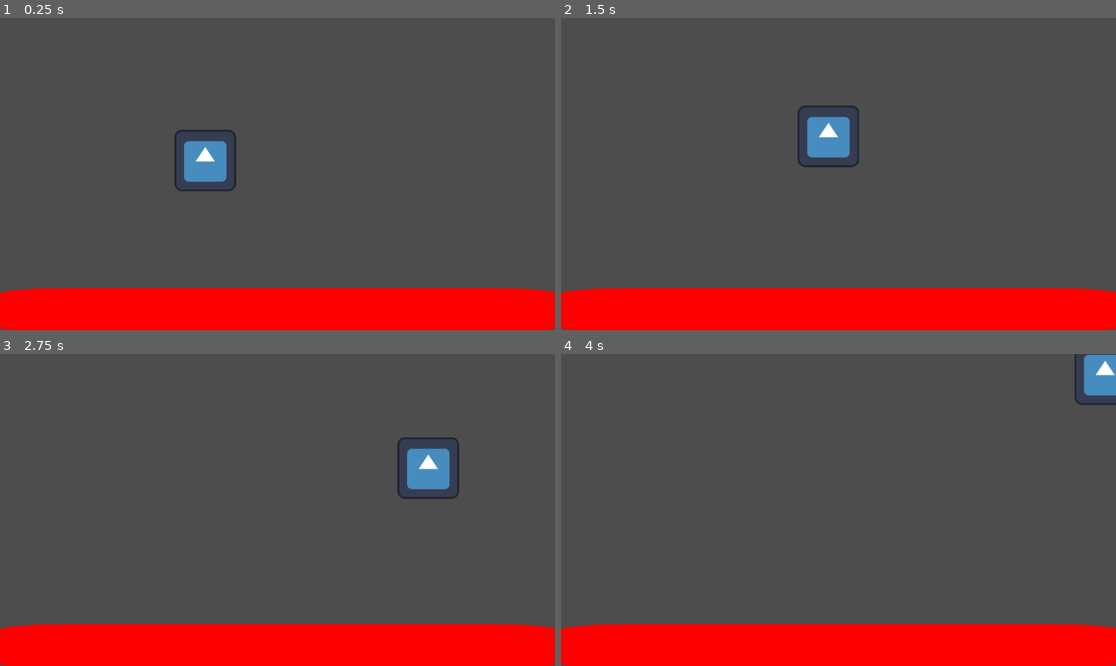
Above: before the commit, frames 1-4 (two rows, left to right).
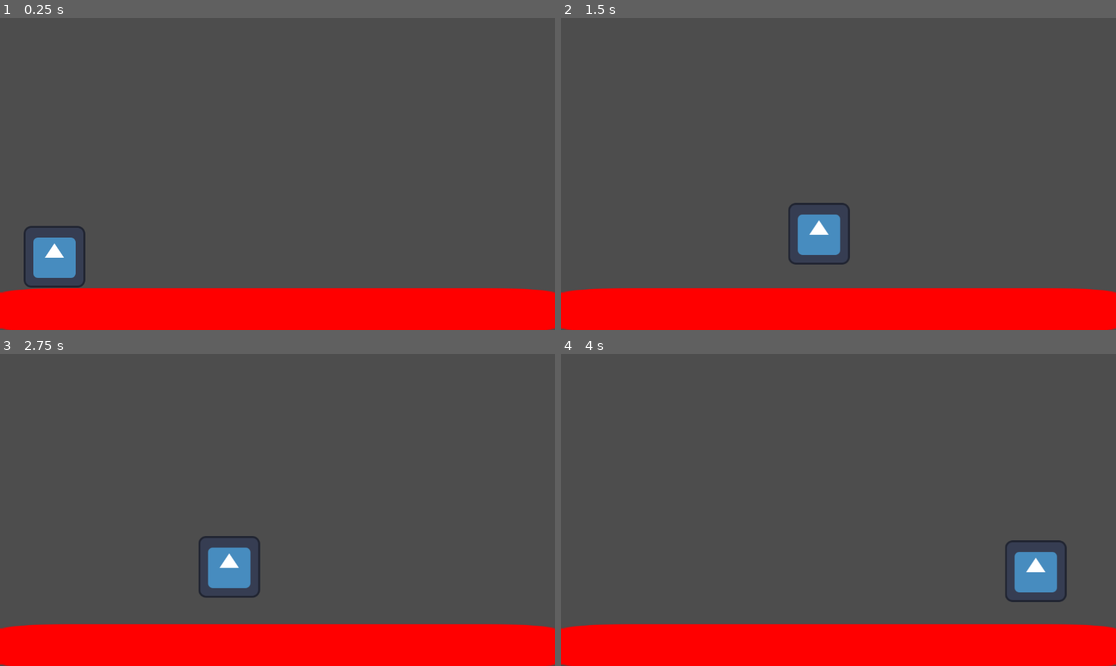
Above: after the commit, the same moments.

Repository: DonThaKidd/temperature-game
Game: Godot game, scene res://playground.tscn
Same seed, same stepped clock (60 frames per second), same inputs: the game is played once before the commit and once after it. The engine's default icon, where the game draws it, is replaced by a stand-in: a white triangle on a blue panel in a dark square.
Inputs:
- Up to frame 1 (0.25 s): no input
- Up to frame 2 (1.5 s): hold Space (jump) 0.53-1.28 s; hold D (right) from 0.53 s (still down); tap Space (jump) at 1.35 s
- Up to frame 3 (2.75 s): tap Space (jump) at 1.52, 1.82 s; release D (right) at 2.03 s; hold A (left) from 2.03 s (still down); hold Space (jump) from 2.03 s (still down)
- Up to frame 4 (4 s): release A (left) at 2.78 s; release Space (jump) at 2.78 s; hold D (right) from 2.78 s (still down); tap Space (jump) at 2.85, 3.02, 3.32 s; hold Space (jump) from 3.53 s (still down)

The runs differ from the first frame. In frame 1, 2.5% of the frame differs, in the area x 4-43%, y 35-87%; in frame 2, 2.6%, in the area x 40-54%, y 28-80%; in frame 3, 2.6%; in frame 4, 2.1%.

Commit message:
fixed moving + jump issue

Diff:
--- a/player/scripts/StateMachine/states/idle_state.gd
+++ b/player/scripts/StateMachine/states/idle_state.gd
@@ -7,7 +7,7 @@
 	if Input.is_action_pressed("jump") and target.is_on_floor():
 		state_manager.change_state("JumpState")
 
-	if target.get_input_direction() != Vector2.ZERO:
+	if target.input_direction() != Vector2.ZERO:
 		state_manager.change_state("WalkState")
 
 func _enter_state():
--- a/player/scripts/StateMachine/states/jump_state.gd
+++ b/player/scripts/StateMachine/states/jump_state.gd
@@ -2,7 +2,7 @@
 extends State
 
 func _physics_process(delta: float) -> void:
-	if target.is_on_floor() and target.get_input_direction() == Vector2.ZERO:
+	if target.is_on_floor() and target.input_direction() == Vector2.ZERO:
 		state_manager.change_state("IdleState")
 	elif target.is_on_floor():
 		state_manager.change_state("WalkState")
--- a/player/scripts/StateMachine/states/walk_state.gd
+++ b/player/scripts/StateMachine/states/walk_state.gd
@@ -12,11 +12,21 @@
 		state_manager.change_state("JumpState")
 
 func _physics_process(delta: float) -> void:
-	if target.get_input_direction() != Vector2.ZERO:
-			target.velocity = target.velocity.move_toward(target.get_input_direction() * target.speed, target.acceleration * delta)
-			target.move_and_slide()
+	var input_dir: Vector2 = target.input_direction()
+	if input_dir != Vector2.ZERO:
+		accelerate(input_dir)
+		## play_animation()
 
 	else:
-		## Decelerate to stop
-		target.velocity = target.velocity.move_toward(Vector2.ZERO, target.deceleration * delta)
+		decelerate() ## Decelerate to stop
 		state_manager.change_state("IdleState")
+	player_movement()
+
+func accelerate(direction):
+	target.velocity = target.velocity.move_toward(target.speed * direction, target.acc)
+
+func decelerate():
+	target.velocity = target.velocity.move_toward(Vector2.ZERO, target.deceleration)
+
+func player_movement():
+	target.move_and_slide()
--- a/player/scripts/player.gd
+++ b/player/scripts/player.gd
@@ -5,48 +5,36 @@
 var state_manager : Node
 
 ## Movement settings
-@export var speed = 150.0            # Maximum speed
-@export var acceleration = 120    # Acceleration rate
-@export var deceleration = 170     # Deceleration rate
-
-var gravity = ProjectSettings.get_setting("physics/2d/default_gravity")
+@export var speed = 150.0 ## Maximum speed
+@export var acc = 170 ## Acceleration rate
+@export var deceleration = 200 ## Deceleration rate
 
 ## jump time graph
-@export var jump_height : float = 175
-@export var jump_time_to_peak : float = 0.4
-@export var jump_time_to_descent : float = 0.2
+@export var jump_vel : float = -1500
 
-## math found on GDC.
-var jump_vel : float = ((2.0 * jump_height) / jump_time_to_peak) * -1.0
-var jump_grav : float = ((-2.0 * jump_height) / (jump_time_to_peak * jump_time_to_peak)) * -1.0
-var fall_grav : float = ((-2.0 * jump_height) / (jump_time_to_peak * jump_time_to_peak)) * -1.0
+var jump_grav = 10000
+var fall_grav = 10500
 
 func _physics_process(delta: float) -> void:
 	velocity.y += get_grav() * delta
-
 	move_and_slide()
-
 
 func _ready():
 	state_manager = $FiniteStateMachine
 
 
 func get_grav() -> float:
-	return jump_grav if velocity.y < 0.0 else fall_grav
+	if velocity.y < 0.0:
+		return jump_grav
+	return fall_grav
 
 ## jumping function
 func jump() -> void:
 	velocity.y = jump_vel
 
-func get_input_direction():
+func input_direction() -> Vector2:
+	var input_dir = Vector2.ZERO
 
-	var input_direction = Vector2.ZERO
-
-	## Get input direction
-	if Input.is_action_pressed("right"):
-		input_direction.x += 1
-	if Input.is_action_pressed("left"):
-		input_direction.x -= 1
-
-	input_direction = round(input_direction)
-	return input_direction
+	input_dir.x = Input.get_axis("left", "right")
+	input_dir = input_dir.normalized()
+	return input_dir
--- a/playground.tscn
+++ b/playground.tscn
@@ -21,4 +21,4 @@
 shape = SubResource("RectangleShape2D_d0njb")
 
 [node name="Player" parent="." instance=ExtResource("2_kpqlw")]
-position = Vector2(426, 228)
+position = Vector2(113, 496)
Not shown, added: player/scenes/pla2DE.tmp
Not shown, added: player/scenes/plaEAA5.tmp
